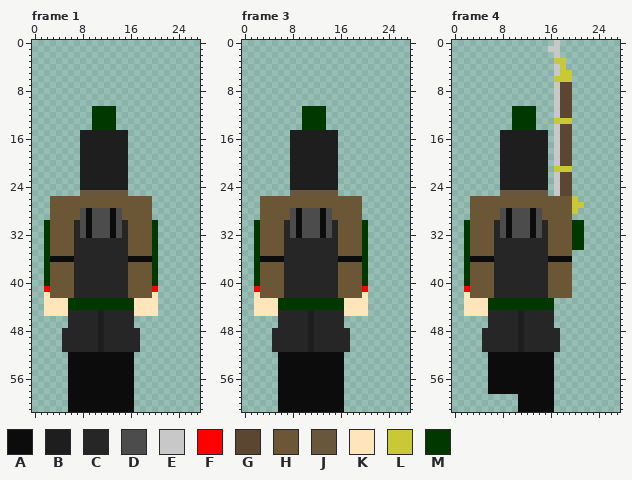
File history of a pixel-art file, Assets/Images/Units/Germany/DeutscherJaegers/SummerDress/UnitSpriteNorth.aseprite. That is the earlier state.
28x62 pixels, 7 frames. Colours within 5 levels of each other are drawn and written as one. Shown: frame 1, frame 3, frame 4. The commit also changed other frames, which this record leaves out.
Palette (. is transparent): A #0c0c0c  B #1e1e1e  C #262626  D #4c4c4c  E #c8c8c8  F #ff0000  G #5b4631  H #6b5635  J #68573c  K #ffe5bc  L #c9c936  M #003800
Now the later version:
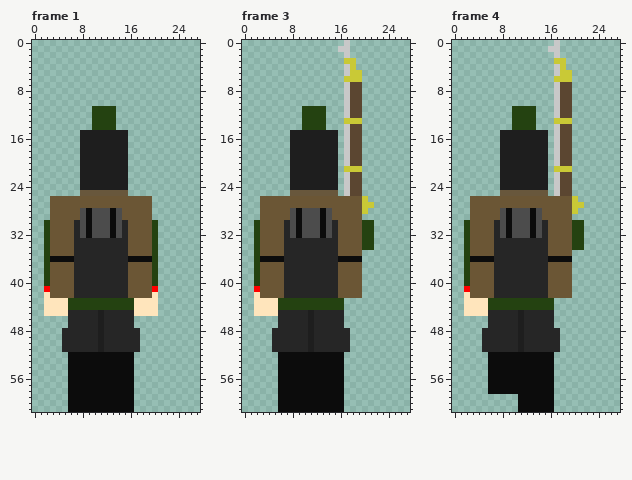
Change:
Colour M changes from #003800 to #244211.
Frame 3, layer "Legs":
There is now colour E in row 0 at x 17; in row 1 at x 16 to 17; in row 2 at x 17; in rows 4 to 5 at x 17; in rows 7 to 12 at x 17; in rows 14 to 20 at x 17.
There is now colour E in rows 22 to 25 at x 17.
There is now colour G in rows 7 to 12 at x 18 to 19; in rows 14 to 20 at x 18 to 19; in rows 22 to 25 at x 18 to 19.
There is now colour L in row 3 at x 17 to 18; in row 4 at x 18; in row 5 at x 18 to 19; in row 6 at x 17 to 19; in row 13 at x 17 to 19; in row 21 at x 17 to 19.
There is now colour L in row 26 at x 20; in row 27 at x 20 to 21; in row 28 at x 20.
There is now colour M in rows 30 to 34 at x 21.
The author cleared colour F in row 41 at x 20.
The author cleared colour K in row 42 at x 20; in rows 43 to 45 at x 17 to 20.
The author cleared colour M in rows 35 to 40 at x 20.
